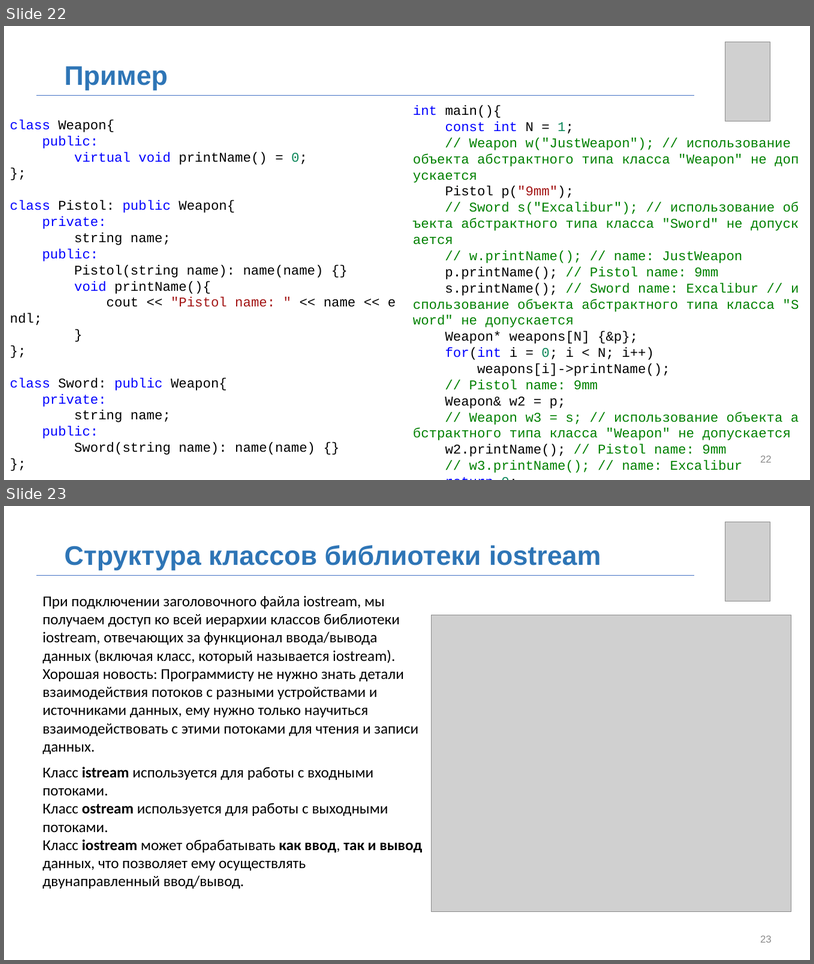
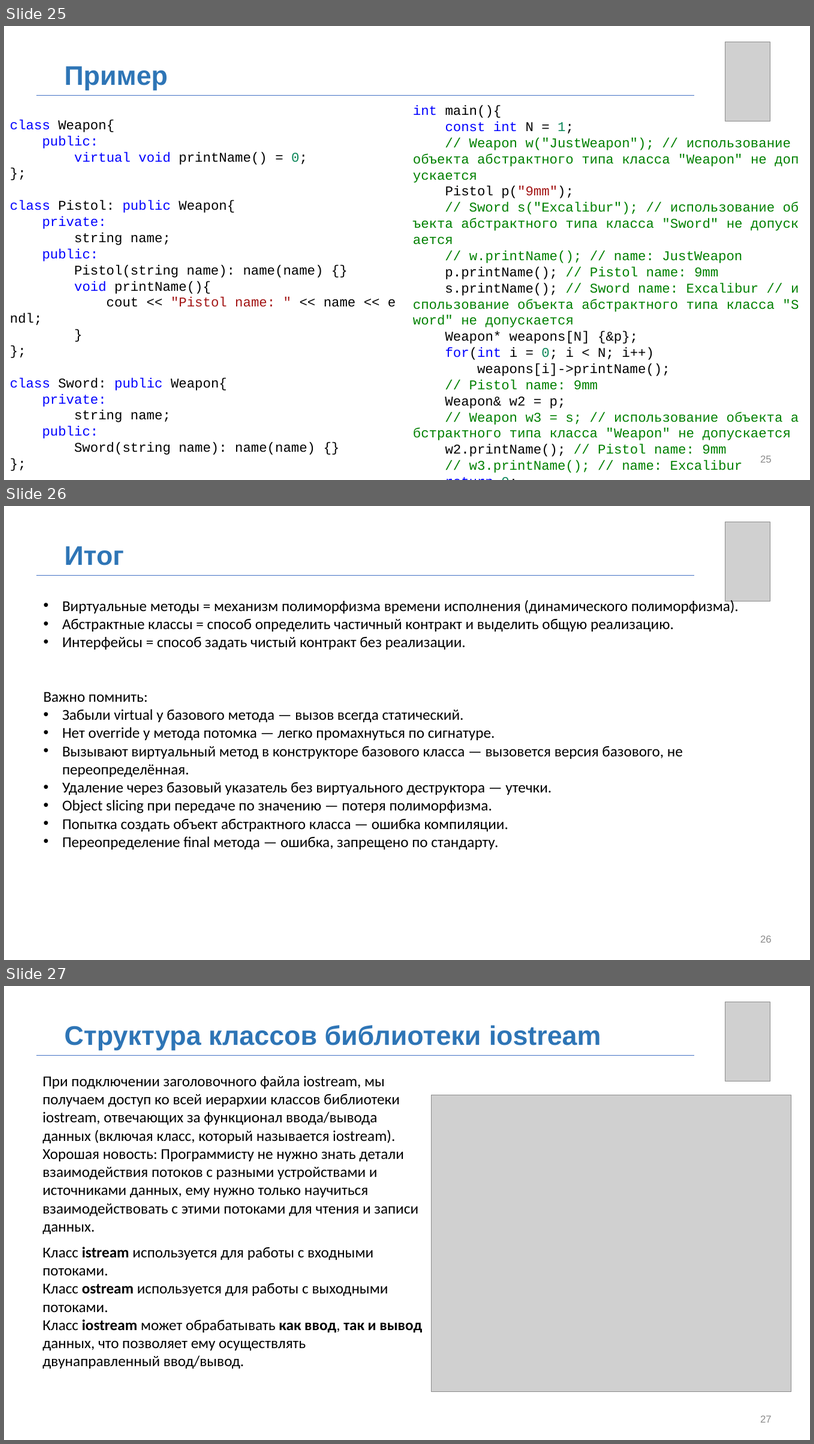
Before and after one commit to MUCTR-IKT-CPP/cpp_course, a slide deck: Лекции/2025/6/Абстрактные классы.pptx. Shown one above the other, each under a label of ours: slides 22 and 23 before the commit, slides 25, 26 and 27 after it. The pictures are 814x964 and 814x1444 pixels, drawn with LibreOffice and Linux fonts; fonts in the diff are those of the drawing; grey boxes stand for pictures; background and template pictures are left out. Boxes give left, top, right and bottom in pixels: in the first picture for what was removed or moved away, otherwise in the second. Text is boxed around its words. In the diff, an @@ line names an element or a change of style, - is before the commit and + after.

```diff
--- a/Лекции/2025/6/Абстрактные классы.pptx
+++ b/Лекции/2025/6/Абстрактные классы.pptx
@@ slide 26 added at [4,506,810,960], background picture (left out) @@
@@ picture added at [726,522,770,601] @@
@@ text added at [65,546,125,565], 32 pt, text #2E75B6, bold @@
+Итог
@@ line added from (36, 575) to (695, 575), #4472C4 0.5 pt @@
@@ text added at [44,598,739,849], 18 pt, text #000000 @@
+• Виртуальные методы = механизм полиморфизма времени исполнения (динамического полиморфизма).
+• Абстрактные классы = способ определить частичный контракт и выделить общую реализацию.
+• Интерфейсы = способ задать чистый контракт без реализации.
+Важно помнить:
+• Забыли virtual у базового метода — вызов всегда статический.
+• Нет override у метода потомка — легко промахнуться по сигнатуре.
+• Вызывают виртуальный метод в конструкторе базового класса — вызовется версия базового, не переопределённая.
+• Удаление через базовый указатель без виртуального деструктора — утечки.
+• Object slicing при передаче по значению — потеря полиморфизма.
+• Попытка создать объект абстрактного класса — ошибка компиляции.
+• Переопределение final метода — ошибка, запрещено по стандарту.
@@ page number added at [761,935,772,942], 12 pt, text #8C8C8C @@
+26
@@ what was slide 22 is now slide 25 @@
@@ page number at [761,455,772,462]: text changed @@
-22
+25
@@ what was slide 23 is now slide 27 @@
@@ page number at [761,1415,772,1422]: text changed @@
-23
+27
```
Also in this commit, not shown: 3 slides changed, 3 other slides added, 1 other file.
